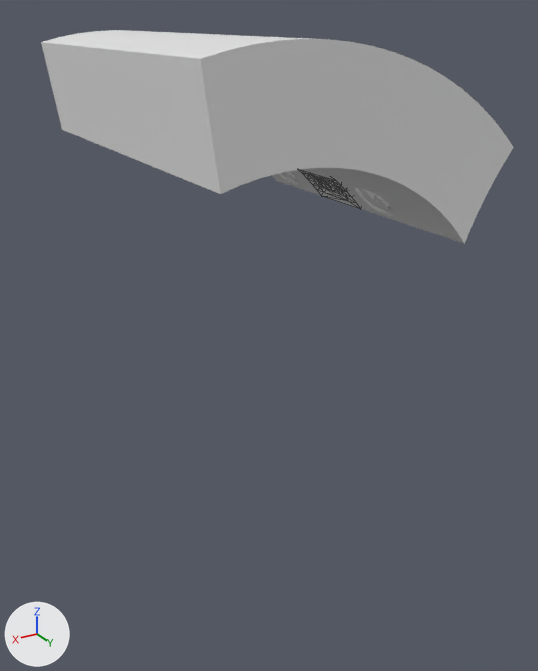
What one commit did to the glTF model Airspace/OVN.glb.
Rendered twice from a 50 mm lens placed at (34.4, 51.9, 36.7), pointed at (-6.3, -16.1, 2.7). Every picture has the same lights, and +X, +Y and +Z are marked at lower left. Mesh edges are drawn as thin lines on the coarser meshes.

Objects in the first picture: 'MeshPrimDef', 'MeshPrimDef_1', 'MeshPrimDef_2', 'MeshPrimDef_3'.
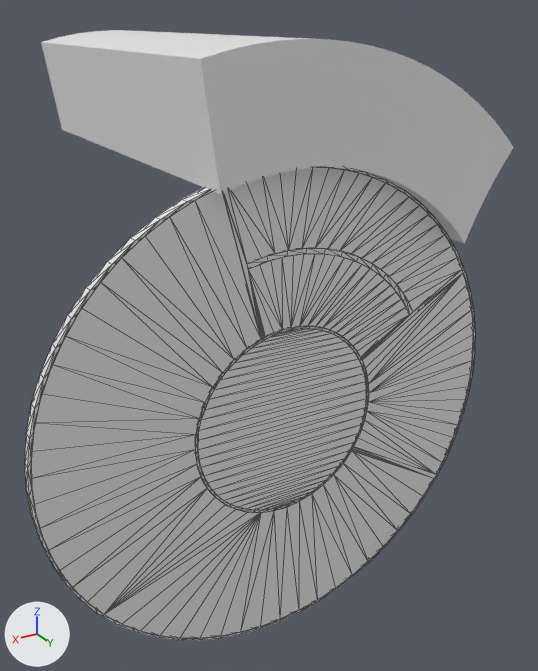
Boxes [x1, y1, x2, y2] around the edits, measured in the pictures (538 x 671 px):
'MeshPrimDef_10', added
    after: [31, 191, 434, 638]
'MeshPrimDef_8', added
    after: [198, 329, 367, 510]
'MeshPrimDef_6', added
    after: [229, 168, 462, 311]
'MeshPrimDef_9', added
    after: [354, 273, 473, 475]
'MeshPrimDef_7', added
    after: [249, 254, 410, 357]
'MeshPrimDef_5', added
    after: [25, 168, 475, 641]

What the commit changed:
Mesh me_body8 is new.
It has 128 vertices, 252 faces and spans x -20.6..24.7, y -2.5..-2.0, z -24.7..23.8.
Mesh me_body7 is new.
It has 56 vertices, 108 faces and spans x -24.7..-8.4, y -2.5..-2.0, z -13.2..11.7.
Mesh me_body6 is new.
It has 120 vertices, 236 faces and spans x -9.8..9.8, y -2.5..-2.0, z -9.8..9.8.
Mesh me_body5 is new.
It has 70 vertices, 136 faces and spans x -14.8..4.2, y -2.5..-2.0, z 5.0..17.0.
Mesh me_body4 is new.
It has 74 vertices, 144 faces and spans x -21.6..6.1, y -2.5..-2.0, z 8.6..24.7.
Mesh me_body3 is new.
It has 478 vertices, 992 faces and spans x -25.0..25.0, y -3.0..-2.0, z -25.0..25.0.
Object 'MeshPrimDef_10' (ob_meshprimdef_10) is new; it shows me_body8.
Its location is (0.0, 0.0, 0.0).
Object 'MeshPrimDef_9' (ob_meshprimdef_9) is new; it shows me_body7.
Its location is (0.0, 0.0, 0.0).
Object 'MeshPrimDef_8' (ob_meshprimdef_8) is new; it shows me_body6.
Its location is (0.0, 0.0, 0.0).
Object 'MeshPrimDef_7' (ob_meshprimdef_7) is new; it shows me_body5.
Its location is (0.0, 0.0, 0.0).
Object 'MeshPrimDef_6' (ob_meshprimdef_6) is new; it shows me_body4.
Its location is (0.0, 0.0, 0.0).
Object 'MeshPrimDef_5' (ob_meshprimdef_5) is new; it shows me_body3.
Its location is (0.0, 0.0, 0.0).
